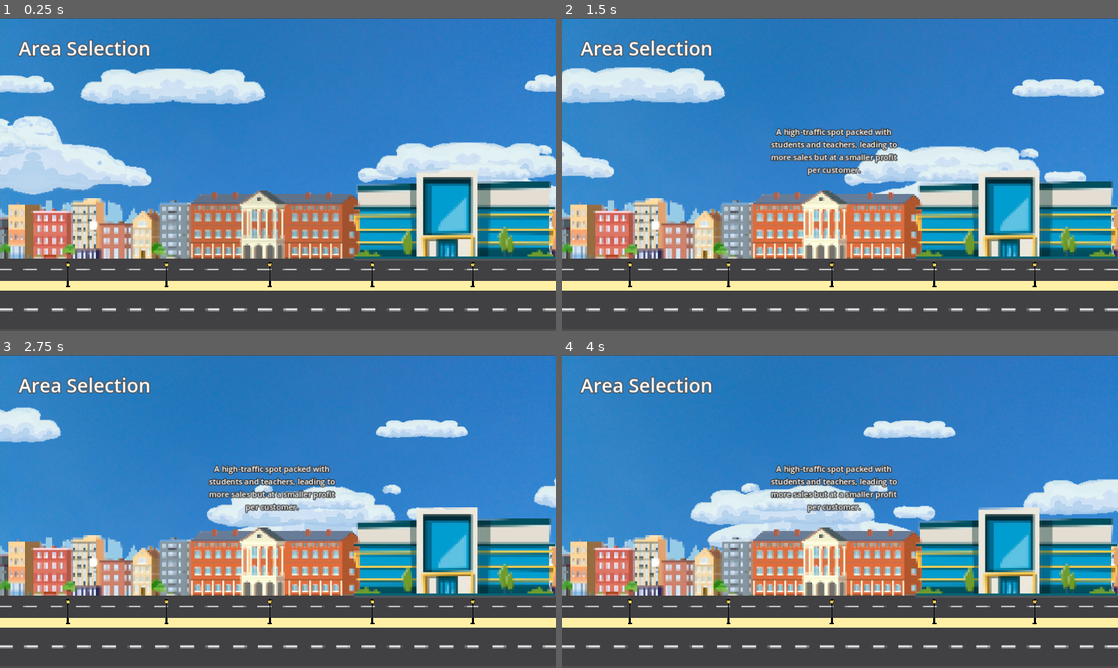
Above: before the commit, frames 1-4 (two rows, left to right).
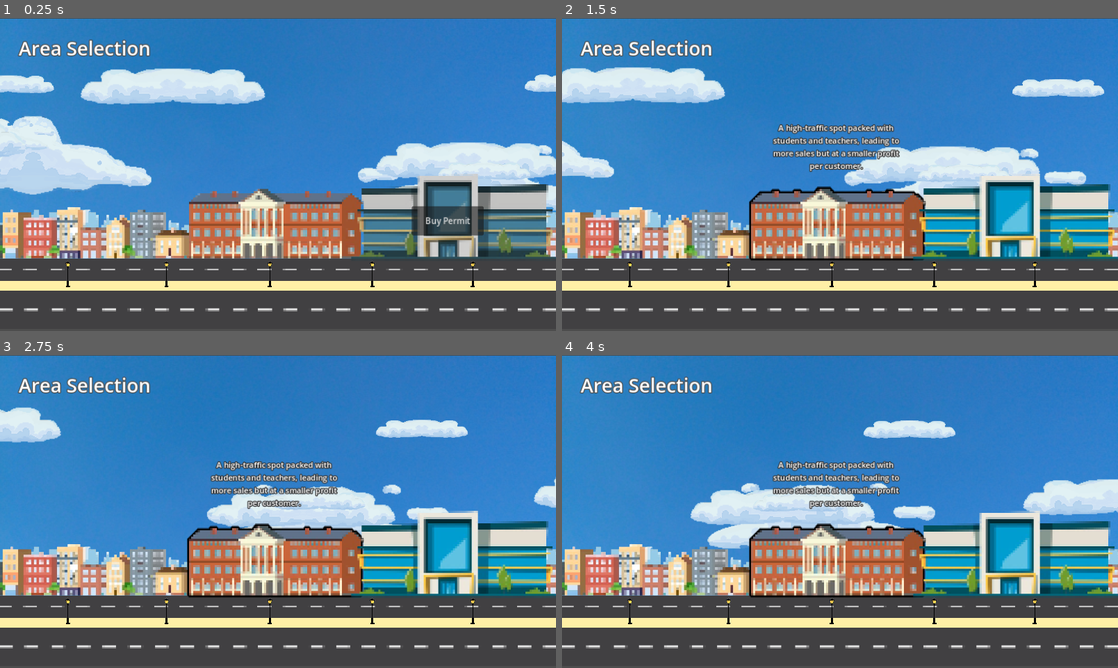
Above: after the commit, the same moments.

Repository: FrancyAmada/Streetfood-Vendor-Simulator
Game: Godot game, scene res://scenes/area_selection_menu/area_selection_menu.tscn
Two runs of this game, one before a commit and one after it. Both use one fixed random seed, a clock stepped at 60 frames per second and the inputs below. This scene is started directly instead of the project's main scene.
Inputs (mouse positions are in pixels of both pictures, inside the frame that each line leads up to):
- Up to frame 1 (0.25 s): no input
- Up to frame 2 (1.5 s): click (1017, 215) at 0.5 s, where only the run before the commit has a clickable "A slower-paced spot with fewe…"; click "A high-traffic spot packed wi…" at 1.25 s
- Up to frame 3 (2.75 s): click "A high-traffic spot packed wi…" at 2 s
- Up to frame 4 (4 s): click "A slower-paced spot with fewe…" at 2.75 s; click "A high-traffic spot packed wi…" at 3.5 s

The runs differ from the first frame. In frame 1, 17% of the frame differs, in the area x 0-100%, y 48-78%; in frame 2, 17%; in frame 3, 17%; in frame 4, 17%, in the area x 0-100%, y 33-78%.

Commit message:
updated the assets.

Diff:
--- a/scenes/area_selection_menu/area_selection_menu.gd
+++ b/scenes/area_selection_menu/area_selection_menu.gd
@@ -5,6 +5,11 @@
 signal street_is_pressed()
 signal school_is_pressed()
 signal mall_is_pressed()
+
+@onready var mall = $Mall
+
+func _ready() -> void:
+	mall.disabled = true
 
 func _on_street_pressed() -> void:
 	emit_signal("street_is_pressed")
@@ -16,3 +21,12 @@
 
 func _on_mall_pressed() -> void:
 	emit_signal("mall_is_pressed")
+
+
+func _on_buy_permit_pressed() -> void:
+	unlock_mall()
+
+
+func unlock_mall():
+	mall.get_child(1).visible = false
+	mall.disabled = false
--- a/scenes/area_selection_menu/area_selection_menu.tscn
+++ b/scenes/area_selection_menu/area_selection_menu.tscn
@@ -11,15 +11,16 @@
 [ext_resource type="Script" path="res://scenes/menu/clouds/cloud.gd" id="6_7c8ce"]
 [ext_resource type="Texture2D" uid="uid://mig33mly5623" path="res://assets/others/clouds/cloud_2.png" id="7_okjql"]
 [ext_resource type="Texture2D" uid="uid://0j7gugsbcymb" path="res://assets/others/clouds/cloud_3.png" id="8_pjr46"]
-[ext_resource type="Texture2D" uid="uid://0ps58ke2rfyr" path="res://assets/menu/area_selection/normal/normal_street.png" id="11_7wmkq"]
-[ext_resource type="Texture2D" uid="uid://d2pd8v2botmca" path="res://assets/menu/area_selection/normal/normal_school.png" id="12_noito"]
-[ext_resource type="Texture2D" uid="uid://dnsf66e1e0slw" path="res://assets/menu/area_selection/hover/hover_street.png" id="13_2jmam"]
+[ext_resource type="Texture2D" uid="uid://b252i0w5st8cy" path="res://assets/menu/area_selection/normal/normal_street.png" id="11_7wmkq"]
+[ext_resource type="Texture2D" uid="uid://bvwf2enaa300c" path="res://assets/menu/area_selection/normal/normal_school.png" id="12_noito"]
+[ext_resource type="Texture2D" uid="uid://dot27yo5nwnho" path="res://assets/menu/area_selection/hover/hover_street.png" id="13_2jmam"]
 [ext_resource type="Texture2D" uid="uid://cqi774l4cpf5u" path="res://assets/menu/area_selection/pressed/pressed_street.png" id="13_o5sc8"]
-[ext_resource type="Texture2D" uid="uid://247bs8yg3a8w" path="res://assets/menu/area_selection/normal/normal_mall.png" id="13_xb0sr"]
-[ext_resource type="Texture2D" uid="uid://xwvvlis2p38t" path="res://assets/menu/area_selection/hover/hover_school.png" id="15_btqjj"]
+[ext_resource type="Texture2D" uid="uid://dw51bcdylmq6s" path="res://assets/menu/area_selection/normal/normal_mall.png" id="13_xb0sr"]
+[ext_resource type="Texture2D" uid="uid://ctsdy27lggcs" path="res://assets/menu/area_selection/hover/hover_school.png" id="15_btqjj"]
 [ext_resource type="Texture2D" uid="uid://d2u6vq42dmxq8" path="res://assets/menu/area_selection/pressed/pressed_school.png" id="16_05070"]
-[ext_resource type="Texture2D" uid="uid://cvwmlyh8tbe4y" path="res://assets/menu/area_selection/hover/hover_mall.png" id="17_rgne6"]
+[ext_resource type="Texture2D" uid="uid://dn2qtm08neohy" path="res://assets/menu/area_selection/hover/hover_mall.png" id="17_rgne6"]
 [ext_resource type="Texture2D" uid="uid://cu5ul1a0yrroi" path="res://assets/menu/area_selection/pressed/pressed_mall.png" id="19_hrcyd"]
+[ext_resource type="Texture2D" uid="uid://d1msp017ckcd0" path="res://assets/menu/area_selection/disabled/disabled_mall.png" id="21_kabvl"]
 
 [sub_resource type="CanvasTexture" id="CanvasTexture_e1xh5"]
 
@@ -210,38 +211,48 @@
 anchors_preset = 0
 anchor_right = 0.0
 anchor_bottom = 0.0
-offset_top = 415.0
-offset_right = 367.0
-offset_bottom = 531.0
+offset_left = -22.0
+offset_top = 426.0
+offset_right = 445.0
+offset_bottom = 562.0
 grow_horizontal = 1
 grow_vertical = 1
-scale = Vector2(1.2, 1.2)
 texture_normal = ExtResource("11_7wmkq")
 texture_pressed = ExtResource("13_o5sc8")
 texture_hover = ExtResource("13_2jmam")
 description = "A lively spot with a steady stream of locals, offering balanced sales and income from loyal and new customers alike."
 
 [node name="School" parent="." instance=ExtResource("2_w5fv4")]
-offset_left = 436.0
-offset_top = 397.0
-offset_right = 836.0
-offset_bottom = 554.0
+offset_left = 430.0
+offset_top = 388.0
+offset_right = 841.0
+offset_bottom = 558.0
 texture_normal = ExtResource("12_noito")
 texture_pressed = ExtResource("16_05070")
 texture_hover = ExtResource("15_btqjj")
 description = "A high-traffic spot packed with students and teachers, leading to more sales but at a smaller profit per customer."
 
 [node name="Mall" parent="." instance=ExtResource("2_w5fv4")]
-offset_left = 814.0
-offset_top = 351.0
-offset_right = 1186.0
-offset_bottom = 517.0
-scale = Vector2(1.25, 1.25)
+offset_left = 799.0
+offset_top = 349.0
+offset_right = 1213.0
+offset_bottom = 528.0
+scale = Vector2(1.2, 1.2)
 texture_normal = ExtResource("13_xb0sr")
 texture_pressed = ExtResource("19_hrcyd")
 texture_hover = ExtResource("17_rgne6")
+texture_disabled = ExtResource("21_kabvl")
 description = "A slower-paced spot with fewer customers, but each sale brings in a good amount."
+
+[node name="BuyPermit" type="Button" parent="Mall"]
+layout_mode = 0
+offset_left = 124.167
+offset_top = 70.0
+offset_right = 262.167
+offset_bottom = 126.0
+text = "Buy Permit"
 
 [connection signal="pressed" from="Street" to="." method="_on_street_pressed"]
 [connection signal="pressed" from="School" to="." method="_on_school_pressed"]
 [connection signal="pressed" from="Mall" to="." method="_on_mall_pressed"]
+[connection signal="pressed" from="Mall/BuyPermit" to="." method="_on_buy_permit_pressed"]
--- a/scenes/area_selection_menu/components/place_button/place_button.tscn
+++ b/scenes/area_selection_menu/components/place_button/place_button.tscn
@@ -18,9 +18,9 @@
 [node name="Description" type="Label" parent="."]
 unique_name_in_owner = true
 layout_mode = 0
-offset_left = 40.0
+offset_left = 51.0
 offset_top = -148.0
-offset_right = 340.0
+offset_right = 351.0
 offset_bottom = -57.0
 label_settings = SubResource("LabelSettings_5d4em")
 horizontal_alignment = 1
Binary file added: assets/menu/area_selection/disabled/disabled_mall.png
Not shown, changed: assets/menu/area_selection/disabled/disabled_mall.png.import
Binary file changed: assets/menu/area_selection/hover/hover_mall.png
Not shown, changed: assets/menu/area_selection/hover/hover_mall.png.import
Binary file changed: assets/menu/area_selection/hover/hover_school.png
Not shown, changed: assets/menu/area_selection/hover/hover_school.png.import
Binary file changed: assets/menu/area_selection/hover/hover_street.png
Not shown, changed: assets/menu/area_selection/hover/hover_street.png.import
Binary file changed: assets/menu/area_selection/normal/normal_mall.png
Not shown, changed: assets/menu/area_selection/normal/normal_mall.png.import
Binary file changed: assets/menu/area_selection/normal/normal_school.png
Not shown, changed: assets/menu/area_selection/normal/normal_school.png.import
(and 5 more such lines)
